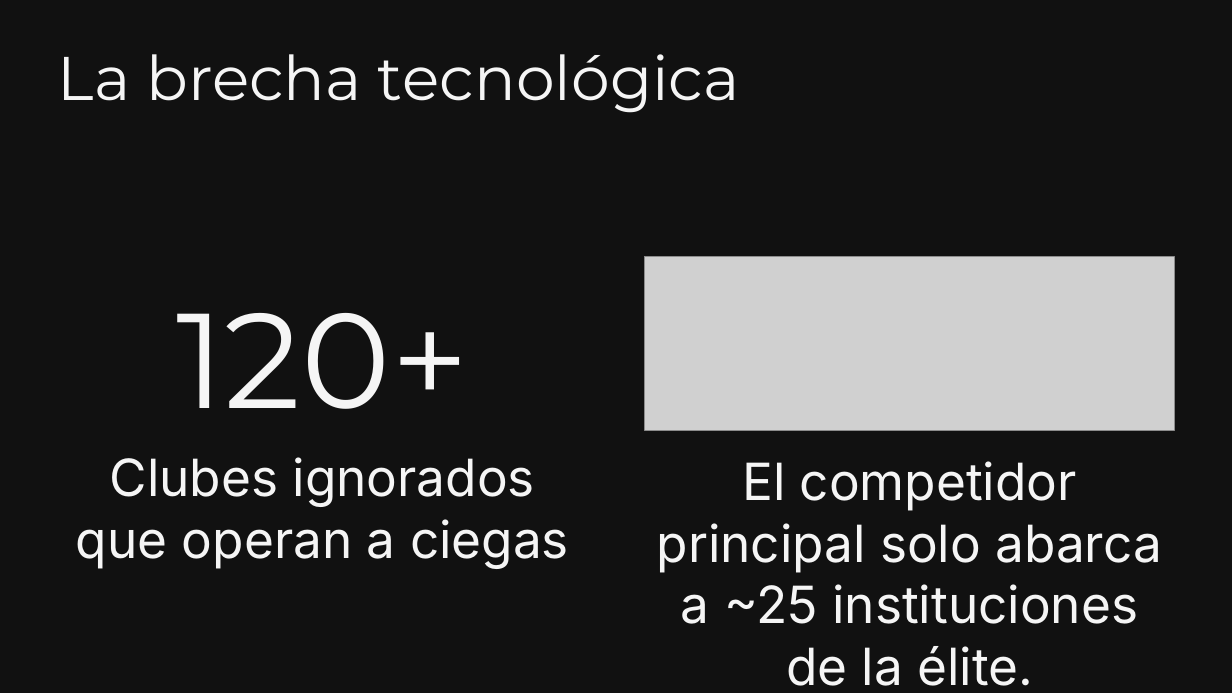
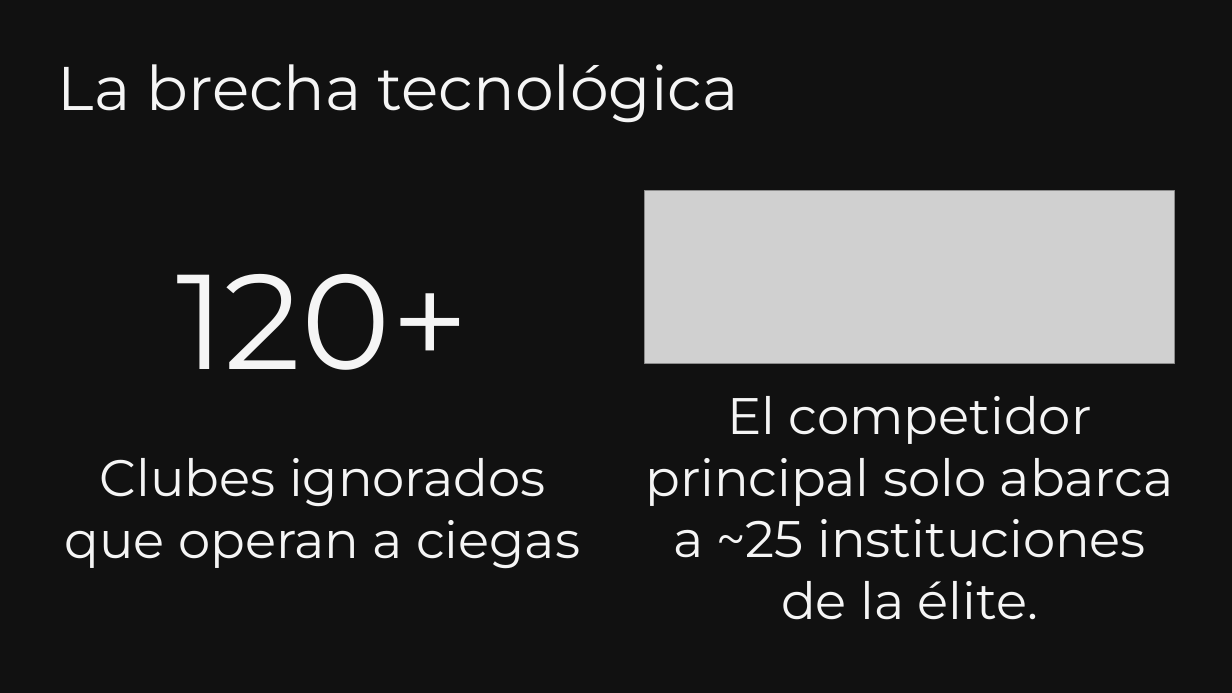
Before and after one commit to TrabajoProfesional-AGGZ/documentacion, a slide deck: slide 8 of entrega_final/defensa/Presentacion_SocioUnido.pptx. Drawn at 1232x693 pixels with LibreOffice and Linux fonts; fonts in the diff are those of the drawing; grey boxes stand for pictures; background and template pictures are left out. Boxes give left, top, right and bottom in pixels: in the first picture for what was removed or moved away, otherwise in the second. Text is boxed around its words. In the diff, an @@ line names an element or a change of style, - is before the commit and + after.

```diff
--- a/entrega_final/defensa/Presentacion_SocioUnido.pptx
+++ b/entrega_final/defensa/Presentacion_SocioUnido.pptx
@@ text "La brecha tecnológica" at (58,64,739,123): line spacing 43.2pt to 0.9 @@
@@ picture: place and size @@
-picture at (645,257,1175,431)
+picture at (645,190,1175,364)
@@ text "120+": place and size @@
-text "120+" at (176,313,469,409)
+text "120+" at (176,274,469,370)
@@ text "120+" at (176,274,469,370): line spacing 105pt to 1 @@
@@ text "El competidor principal solo abarca ..." at (645,396,1174,620): font Inter to Montserrat @@
@@ text "El competidor principal solo abarca ...": place and size @@
-text "El competidor principal solo abarca ..." at (657,461,1161,686)
+text "El competidor principal solo abarca ..." at (645,396,1174,620)
@@ text "Clubes ignorados que operan a ..." at (65,458,580,569): font Inter to Montserrat @@
```
Also in this commit, not shown: 18 other slides changed, 3 slides added, 2 slides removed, 2 other files.
